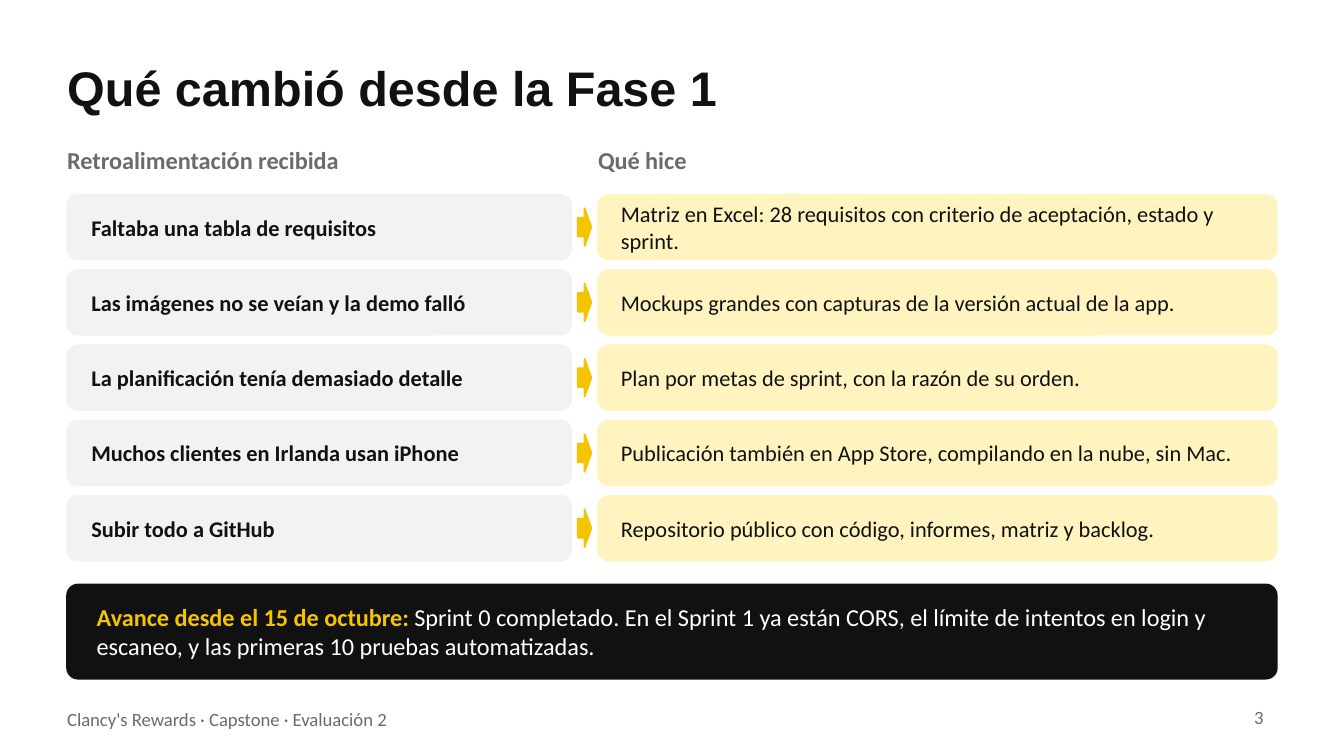
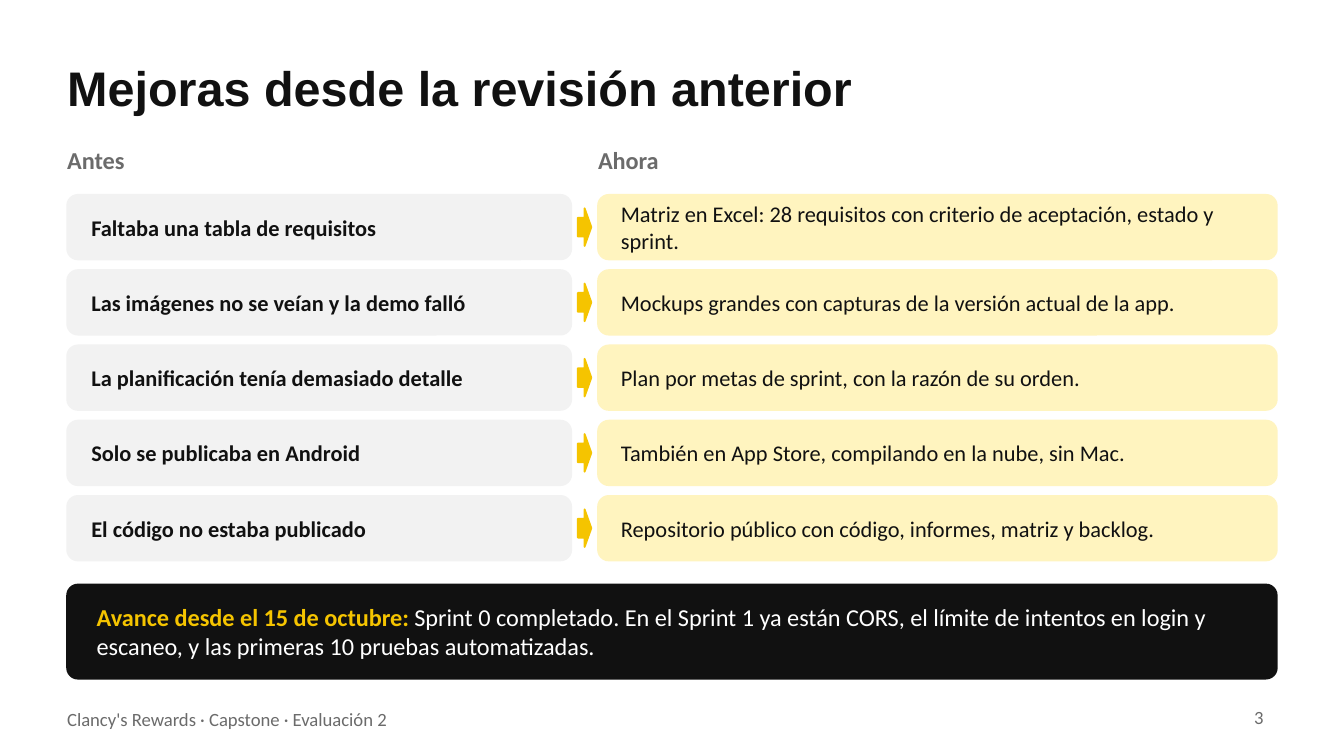
Before and after one commit to 44ndy/clancys-rewards, a slide deck: slide 3 of Fase 2/Evidencias Proyecto/Presentación Proyecto.pptx. Drawn at 1344x756 pixels with LibreOffice and Linux fonts; fonts in the diff are those of the drawing. Boxes give left, top, right and bottom in pixels: in the first picture for what was removed or moved away, otherwise in the second. Text is boxed around its words. In the diff, an @@ line names an element or a change of style, - is before the commit and + after.

Commit message:
Presentar las mejoras como avance del proyecto, sin referencias al curso

```diff
--- a/Fase 2/Evidencias Proyecto/Presentación Proyecto.pptx
+++ b/Fase 2/Evidencias Proyecto/Presentación Proyecto.pptx
@@ title at [67, 70, 852, 116]: text changed @@
-Qué cambió desde la Fase 1
+Mejoras desde la revisión anterior
@@ text at [67, 153, 124, 169]: text changed @@
-Retroalimentación recibida
+Antes
@@ text at [598, 152, 659, 169]: text changed @@
-Qué hice
+Ahora
@@ text at [91, 445, 360, 465]: text changed @@
-Muchos clientes en Irlanda usan iPhone
+Solo se publicaba en Android
@@ text at [621, 445, 1125, 465]: text changed @@
-Publicación también en App Store, compilando en la nube, sin Mac.
+También en App Store, compilando en la nube, sin Mac.
@@ text at [91, 521, 366, 541]: text changed @@
-Subir todo a GitHub
+El código no estaba publicado
```
Also in this commit, not shown: 4 other slides changed.
